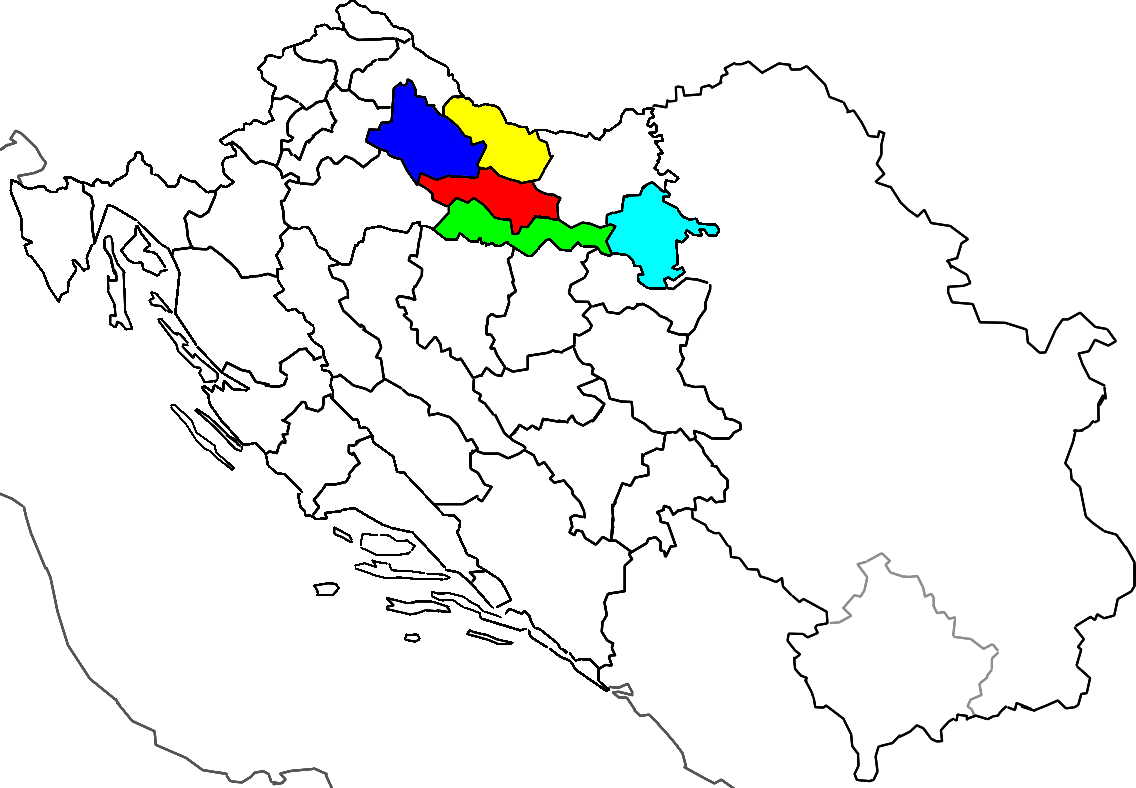
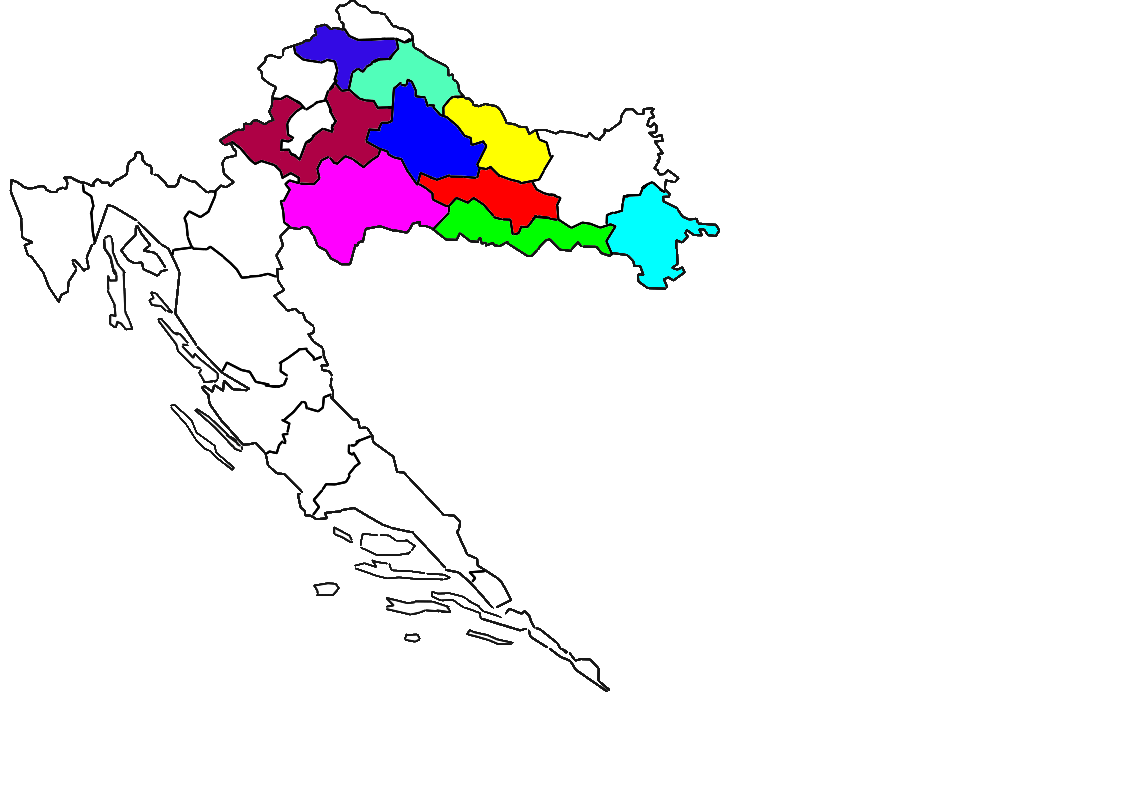
Before/after of a (1136, 788) layered artwork. What changed in the layer stack:
painted on "županije" over [0, 0, 1136, 788]
hid "srbija", painted on it over [0, 0, 1136, 788]
hid "Paint Layer 1", painted on it over [0, 0, 1136, 788]
